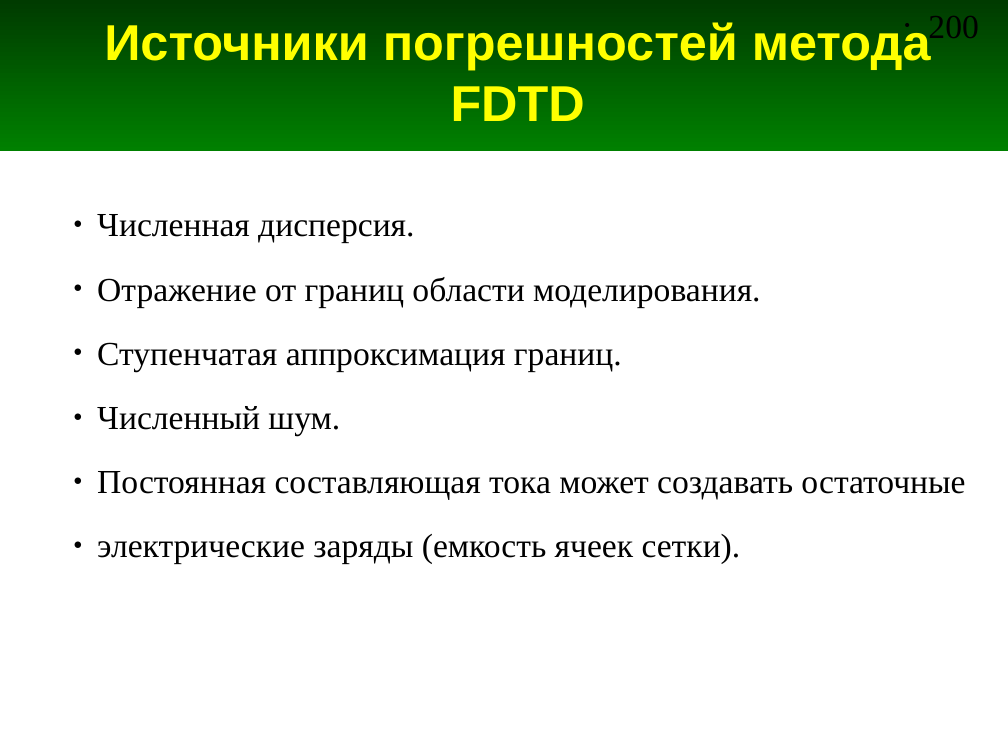
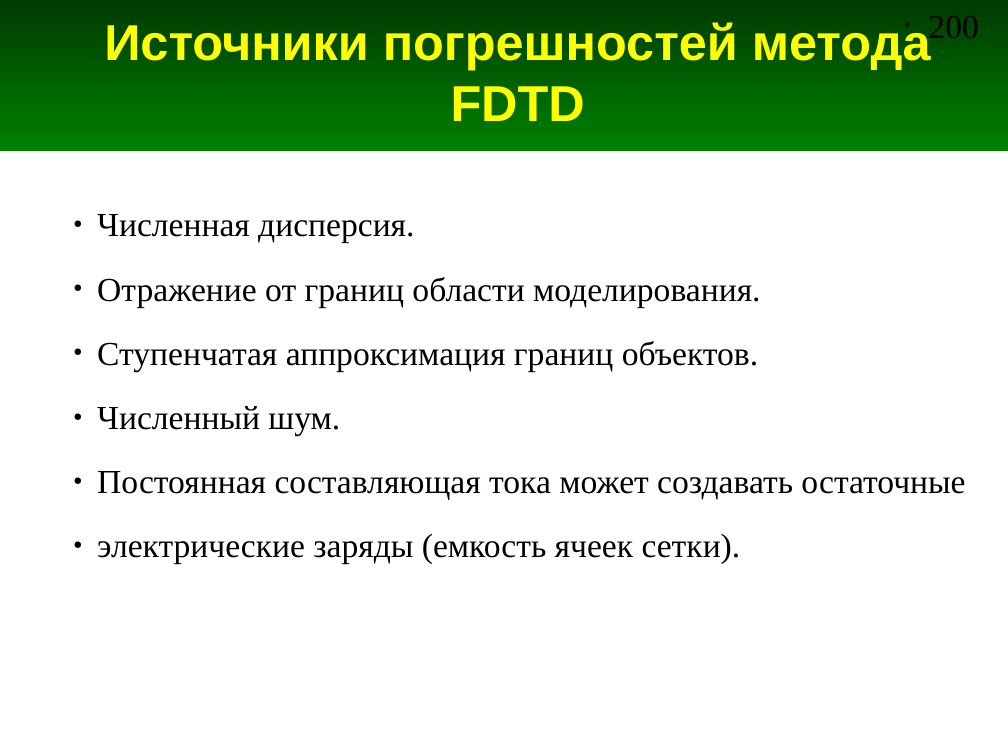
Before and after one commit to andris0147sv/modelling, a slide deck: slide 200 of presentations/2. FDTD.odp. Drawn at 1008x756 pixels with LibreOffice and Linux fonts; fonts in the diff are those of the drawing. Boxes give left, top, right and bottom in pixels: in the first picture for what was removed or moved away, otherwise in the second. Text is boxed around its words. In the diff, an @@ line names an element or a change of style, - is before the commit and + after.

```diff
--- a/presentations/2. FDTD.odp
+++ b/presentations/2. FDTD.odp
@@ text at box(97, 341, 759, 371): text changed @@
-● Ступенчатая аппроксимация границ.
+● Ступенчатая аппроксимация границ объектов.
```
Also in this commit, not shown: 3 other slides changed, 3 slides added, 3 other files.
